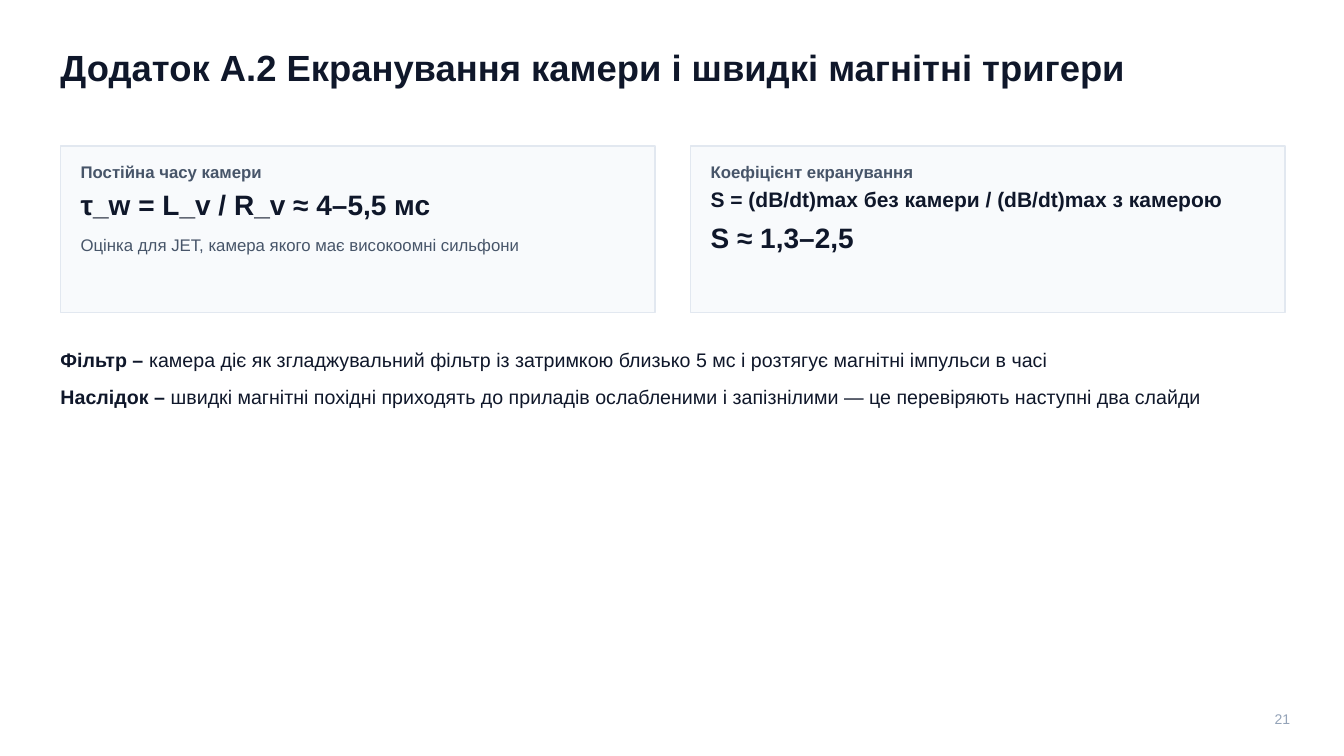
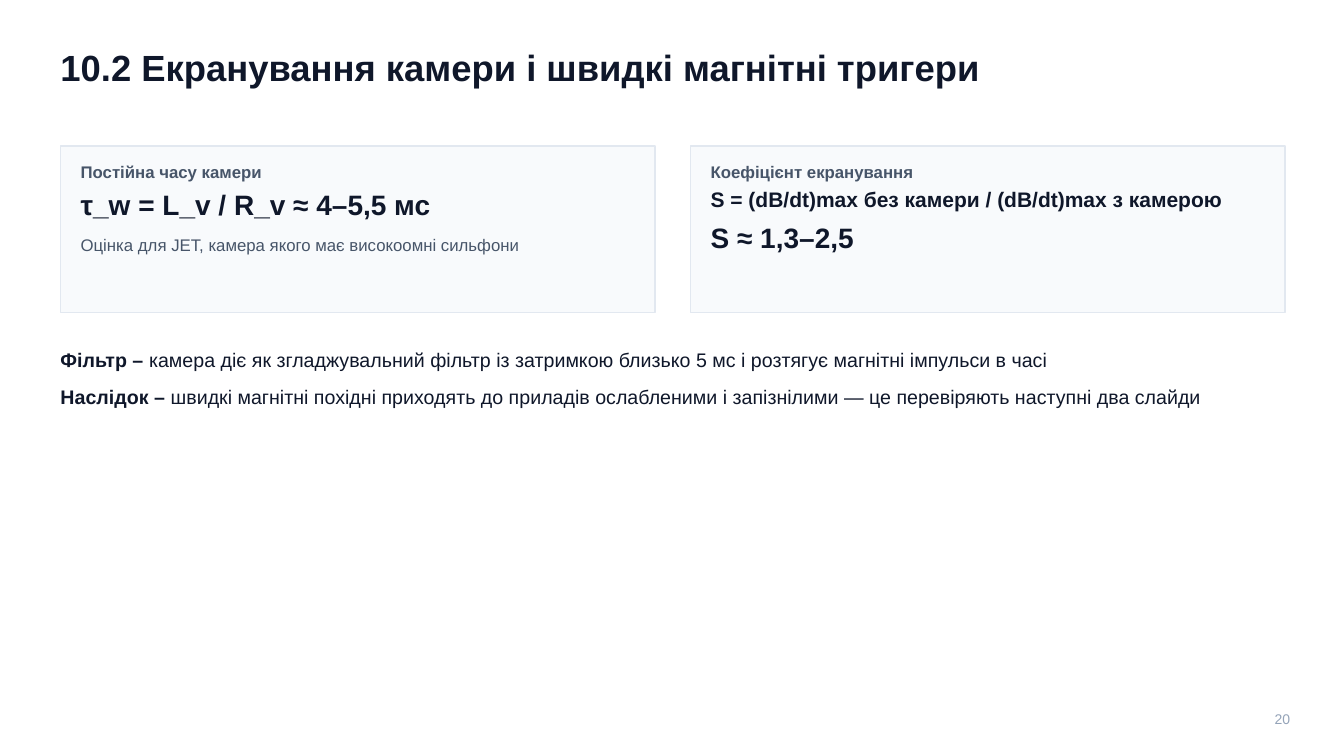
Before and after one commit to llllenah/plasma-disruption-prediction, a slide deck: slide 20 of docs/presentation.pptx (slide 21 before the commit). Drawn at 1344x756 pixels with LibreOffice and Linux fonts; fonts in the diff are those of the drawing. Boxes give left, top, right and bottom in pixels: in the first picture for what was removed or moved away, otherwise in the second. Text is boxed around its words. In the diff, an @@ line names an element or a change of style, - is before the commit and + after.

```diff
--- a/docs/presentation.pptx
+++ b/docs/presentation.pptx
@@ text at bbox=[60, 54, 979, 89]: text changed @@
-Додаток А.2 Екранування камери і швидкі магнітні тригери
+10.2 Екранування камери і швидкі магнітні тригери
@@ text at bbox=[1275, 714, 1291, 724]: text changed @@
-21
+20
```
Also in this commit, not shown: 15 other slides changed, 6 slides added, 2 other files.
